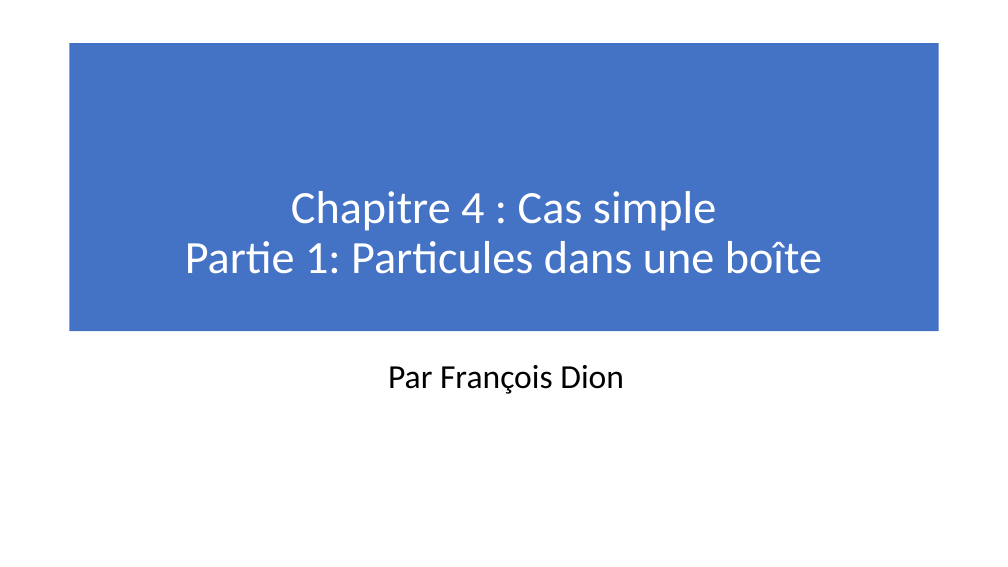
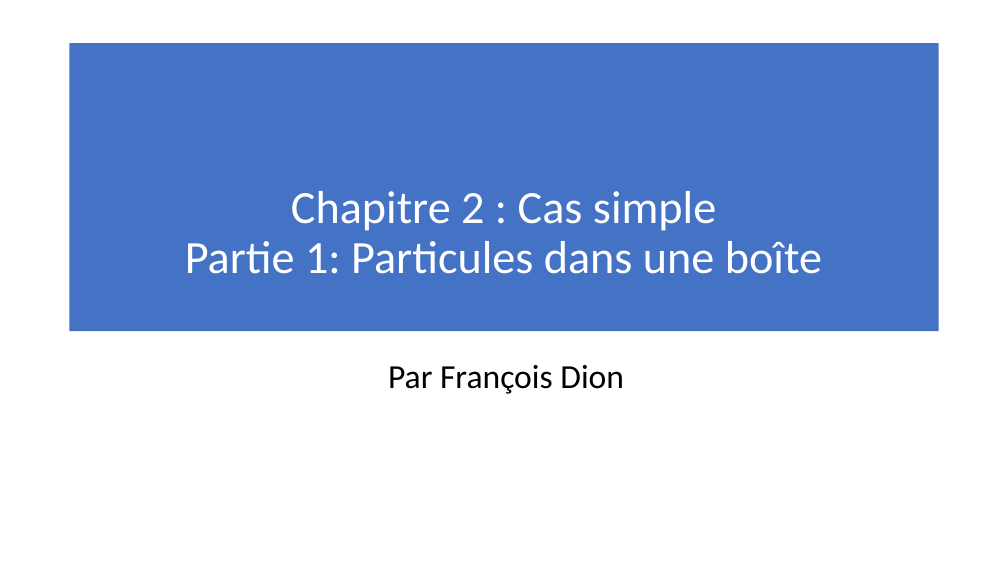
Before and after one commit to meitnerium/theochem, a slide deck: slide 1 of FR/4_1_Cas_Simple_particule_boite/particule_boite.pptx. Drawn at 1008x567 pixels with LibreOffice and Linux fonts; fonts in the diff are those of the drawing. Boxes give left, top, right and bottom in pixels: in the first picture for what was removed or moved away, otherwise in the second. Text is boxed around its words. In the diff, an @@ line names an element or a change of style, - is before the commit and + after.

```diff
--- a/FR/4_1_Cas_Simple_particule_boite/particule_boite.pptx
+++ b/FR/4_1_Cas_Simple_particule_boite/particule_boite.pptx
@@ title at [185, 191, 822, 274]: text changed @@
-Chapitre 4 : Cas simple
-Partie 1: Particules dans une boîte
+Chapitre 2 : Cas simple
+Partie 1: Particules dans une boîte
```
Also in this commit, not shown: 2 other slides changed, 1 slide removed, 22 other files.
